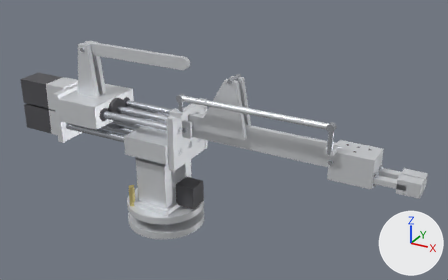
Two versions of the glTF model global/modelo-3d/brazo_xk-js1-1.glb, one commit apart.
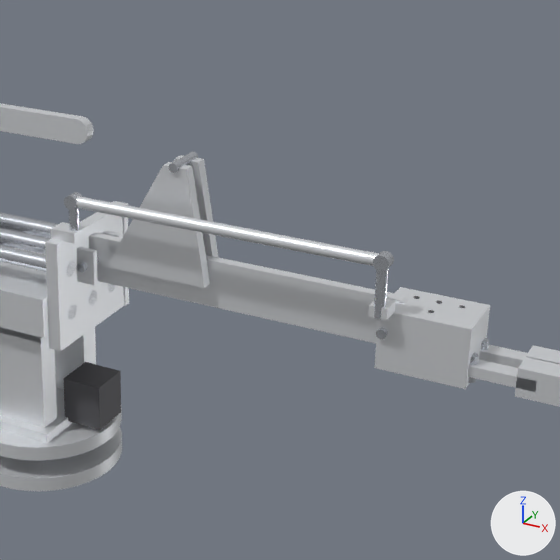
Each version appears first whole from a camera (50 mm lens) standing at (0.679, -0.974, 0.706) and looking at (0.126, 0.032, 0.203), and next in a close-up on the part from 32% to 93% of the width and 0% to 97% of the height. Every picture has the same lights, and +X, +Y and +Z are marked at lower right. The last two pictures show the newer version. Where no turn or scale is listed for an object, it has been applied to the vertices. Vertices at exactly the same position are counted once.

Objects in the first close-up: 'base_fija', 'base_giratoria', 'biela_12', 'brazo_9', 'carro_x', 'mordaza_der', 'mordaza_izq', 'pinza', 'varilla_13'.
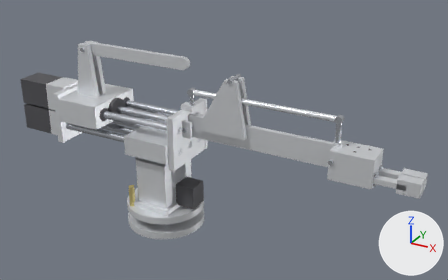
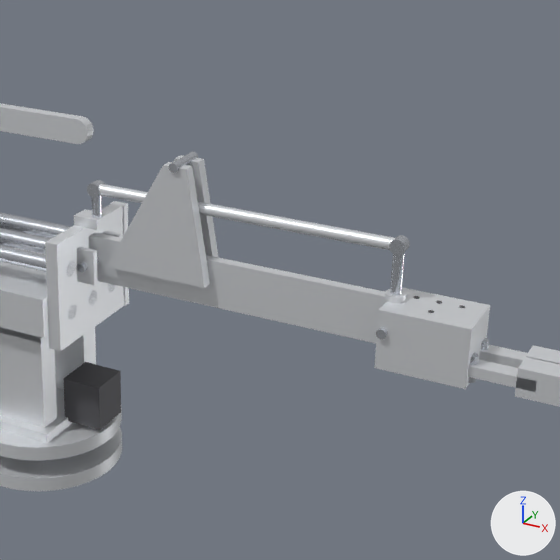
Commit message: Varilla 13 y postes 14 en el plano central del brazo

The change in detail:
me_carro_x has 462 vertices, 812 faces and spans x -0.415..0.032, y -0.06..0.069, z -0.036..0.115.
me_carro_x is used by ob_carro_x; parent ob_base_giratoria; location (0.052, 0.0, 0.191).
me_carro_x part 1: the loose piece of 8 vertices spanning x 0.0..0.026, y -0.05..-0.03, z 0.078..0.087 is moved by (0.0, 0.04, 0.0).
me_carro_x part 2: the loose piece of 34 vertices spanning x 0.015..0.025, y -0.045..-0.035, z 0.087..0.115 is moved by (0.0, 0.04, 0.0).
me_pinza is used by ob_pinza; parent ob_brazo_9; location (0.3, 0.0, 0.0).
me_pinza had 140 vertices, 248 faces and spanned x -0.008..0.075, y -0.045..0.0275, z -0.035..0.07.
me_pinza now has 167 vertices, 300 faces and spans x -0.009..0.075, y -0.0275..0.0275, z -0.035..0.07.
me_pinza part 3: a new loose piece of 71 vertices spanning x -0.009..0.009, y -0.009..0.009, z 0.02..0.07.
me_pinza part 4: the loose piece of 36 vertices spanning x -0.005..0.005, y -0.045..-0.035, z 0.02..0.07 is deleted.
me_pinza part 5: the loose piece of 8 vertices spanning x -0.008..0.008, y -0.044..-0.024, z 0.02..0.03 is deleted.
Object 'varilla_13' (ob_varilla_13) moves from (0.072, -0.04, 0.306) to (0.072, 0.0, 0.306).

Changed parts and their boxes [x1, y1, x2, y2] in the close-ups (560 x 560 px; the box of a moved part takes in the faces that stretch with it):
'carro_x', reshaped: before [0, 201, 129, 351]; after [0, 195, 129, 351]
'pinza', reshaped (13% taller): before [368, 268, 490, 389]; after [374, 252, 490, 389]
'varilla_13', moved: before [64, 192, 394, 272]; after [87, 180, 410, 255]
part 1 of me_carro_x, moved or reshaped: before [51, 222, 86, 244]; after [74, 209, 108, 230]
part 2 of me_carro_x, moved or reshaped: before [69, 208, 80, 231]; after [91, 195, 102, 218]
part 3 of me_pinza, added: after [385, 252, 406, 304]
part 4 of me_pinza, deleted: before [374, 268, 389, 319]
part 5 of me_pinza, deleted: before [368, 299, 396, 320]
